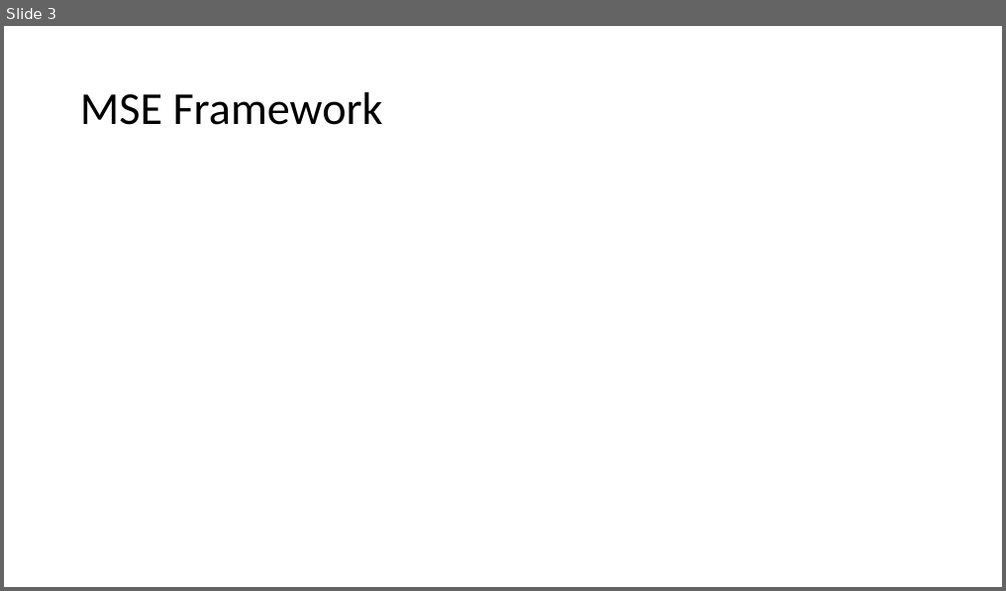
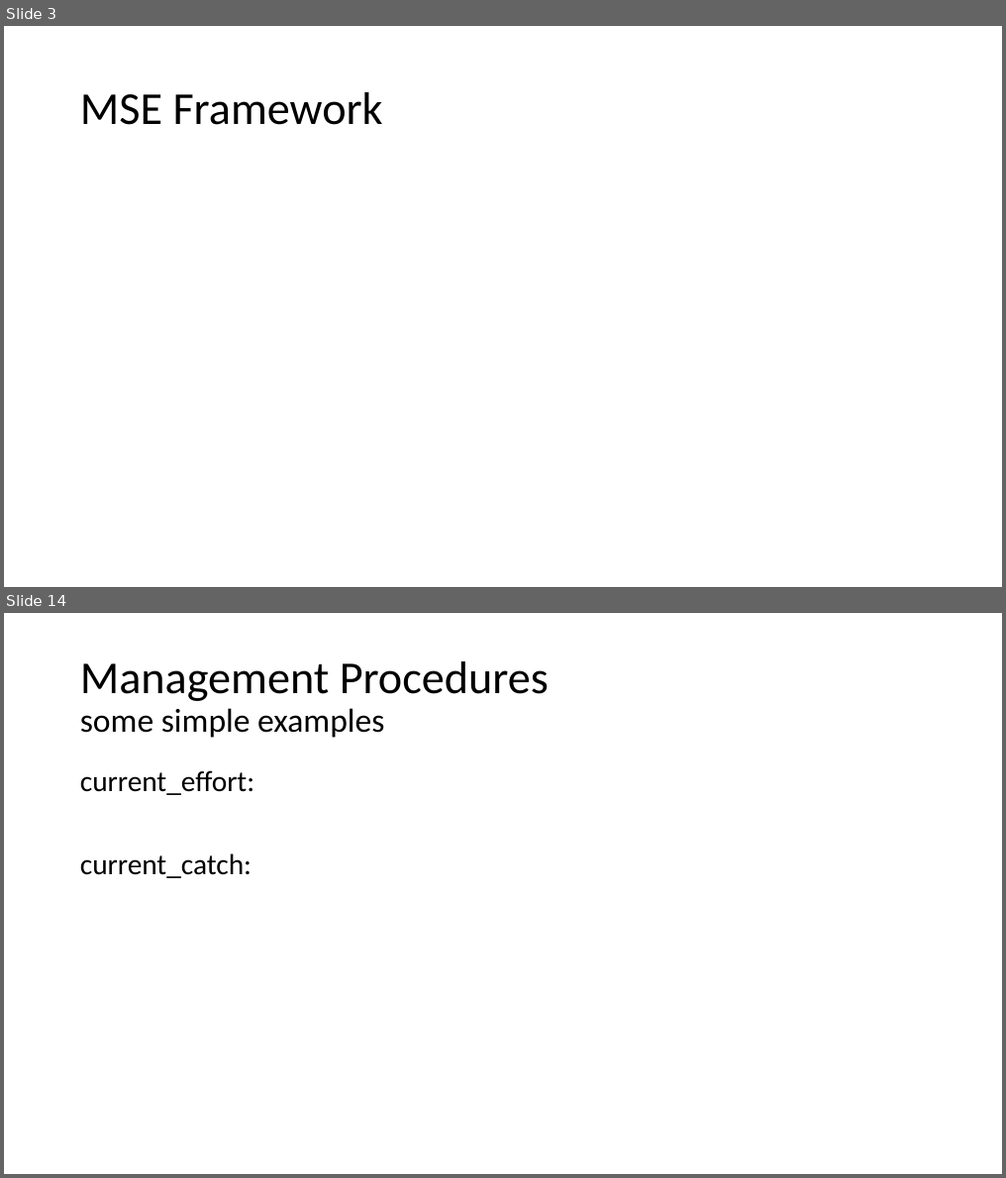
Before and after one commit to Blue-Matter/SAFMC-MSE, a slide deck: docs/Presentations/RedSnapper_Gag_demo.pptx. Shown one above the other, each under a label of ours: slide 3 before the commit, slides 3 and 14 after it; the slides between them are not shown. The pictures are 1006x591 and 1006x1178 pixels, drawn with LibreOffice and Linux fonts; fonts in the diff are those of the drawing. Boxes give left, top, right and bottom in pixels: in the first picture for what was removed or moved away, otherwise in the second. Text is boxed around its words. In the diff, an @@ line names an element or a change of style, - is before the commit and + after.

```diff
--- a/docs/Presentations/RedSnapper_Gag_demo.pptx
+++ b/docs/Presentations/RedSnapper_Gag_demo.pptx
@@ slide 14 added at <box>4,613,1002,1174</box>, background #FFFFFF @@
@@ title added at <box>80,662,548,738</box>, 44 pt, text #000000 @@
+Management Procedures
+some simple examples
@@ text added at <box>80,770,254,878</box>, 28 pt, text #000000 @@
+current_effort:
+current_catch:
```
Also in this commit, not shown: 1 slide changed, 19 other slides added, 1 slide removed, 18 other files.
